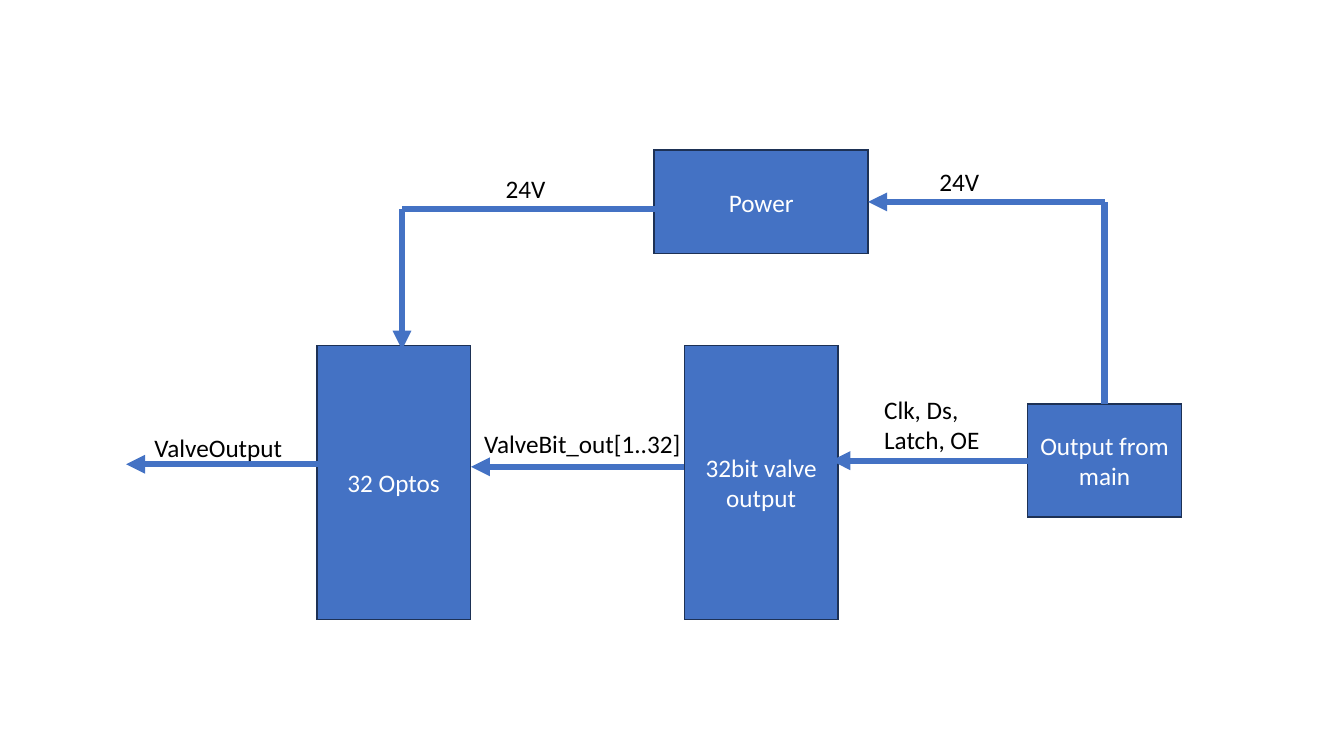
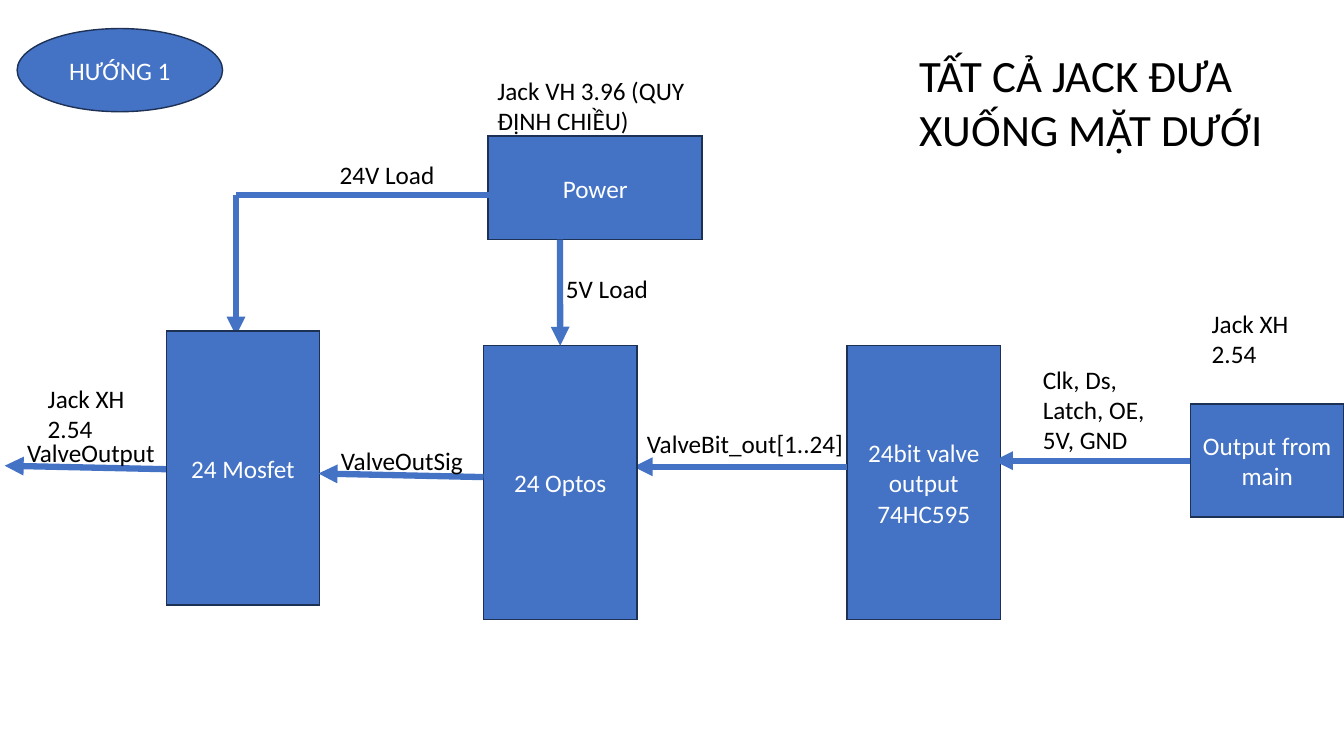
Before and after one commit to alaudequest/Output_Robocon, a slide deck: slide 1 of Block diagram.pptx. Drawn at 1344x756 pixels with LibreOffice and Linux fonts; fonts in the diff are those of the drawing. Boxes give left, top, right and bottom in pixels: in the first picture for what was removed or moved away, otherwise in the second. Text is boxed around its words. In the diff, an @@ line names an element or a change of style, - is before the commit and + after.

```diff
--- a/Block diagram.pptx
+++ b/Block diagram.pptx
@@ ellipse added at [17,28,223,111], fill #4472C4, outline #1E3256 1 pt, 18 pt, text #FFFFFF @@
+HƯỚNG 1
@@ text added at [920,55,1262,154], 32 pt, text #000000 @@
+TẤT CẢ JACK ĐƯA XUỐNG MẶT DƯỚI
@@ text added at [497,81,684,136], 18 pt, text #000000 @@
+Jack VH 3.96 (QUY ĐỊNH CHIỀU)
@@ text at [340,166,434,184]: text changed @@
-24V
+24V Load
@@ text removed at [939,174,979,191] @@
-24V
@@ 1 rectangle, 1 arrow, 1 line: place and size @@
-1 rectangle, 1 arrow, 1 line at [402,150,868,350]
+1 rectangle, 1 arrow, 1 line at [236,136,702,336]
@@ arrow removed from (1105, 202) to (868, 202) @@
@@ line removed from (1105, 404) to (1105, 202) @@
@@ arrow added from (561, 240) to (561, 346), #4472C4 4.5 pt @@
@@ text added at [566,280,648,298], 18 pt, text #000000 @@
+5V Load
@@ text added at [1212,315,1289,363], 18 pt, text #000000 @@
+Jack XH 2.54
@@ rectangle added at [166,331,320,605], fill #4472C4, outline #1E3256 1 pt, 18 pt, text #FFFFFF @@
+24 Mosfet
@@ 2 rectangles, 1 arrow: place and size @@
-2 rectangles, 1 arrow at [317,346,1182,620]
+2 rectangles, 1 arrow at [484,346,1344,620]
@@ rectangle "24bit valve output": place and size @@
-rectangle "24bit valve output" at [685,346,838,620]
+rectangle "24bit valve output" at [847,346,1000,620]
@@ text at [1043,371,1144,452]: text changed @@
-Clk, Ds, Latch, OE
+Clk, Ds, Latch, OE,
+5V, GND
@@ text added at [48,390,125,438], 18 pt, text #000000 @@
+Jack XH 2.54
@@ text "ValveOutput": place and size @@
-text "ValveOutput" at [154,439,282,464]
+text "ValveOutput" at [27,444,155,469]
@@ text at [647,434,843,460]: text changed @@
-ValveBit_out[1..32]
+ValveBit_out[1..24]
@@ text in rectangle at [868,444,980,523]: text changed @@
-32bit valve output
+24bit valve output
+74HC595
@@ arrow moved from (324, 465) - (126, 465) to (169, 470) - (5, 466) @@
@@ arrow added from (484, 477) to (319, 474), #4472C4 4.5 pt @@
@@ text added at [341,452,463,476], 18 pt, text #000000 @@
+ValveOutSig
@@ text in rectangle at [514,475,606,496]: text changed @@
-32 Optos
+24 Optos
@@ arrow moved from (1028, 461) - (832, 461) to (1191, 461) - (994, 461) @@
```
Also in this commit, not shown: 2 slides added.
